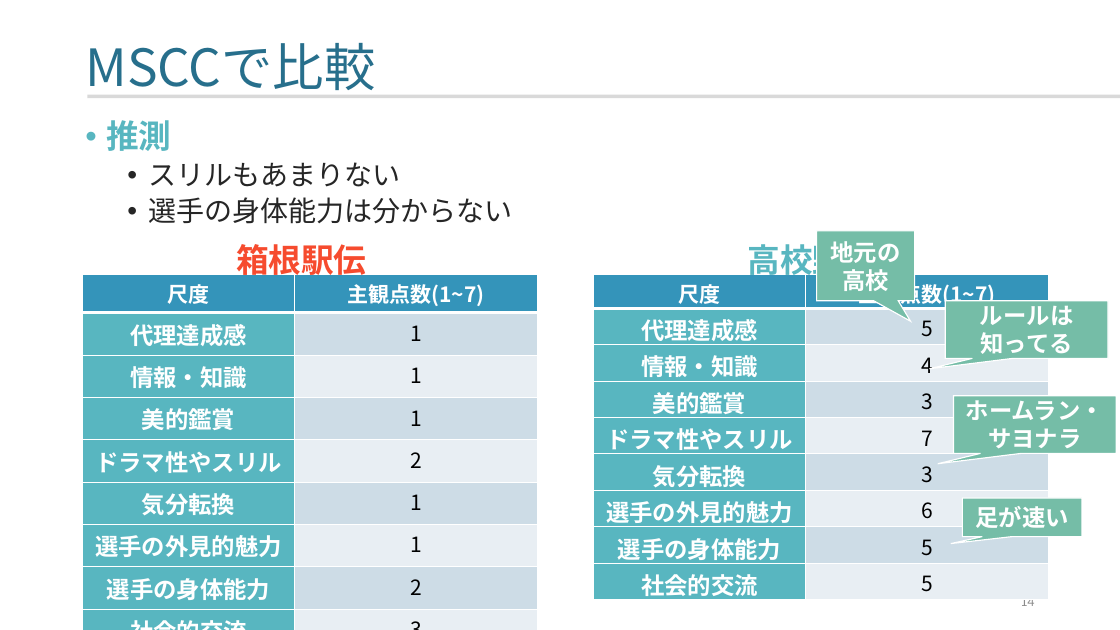
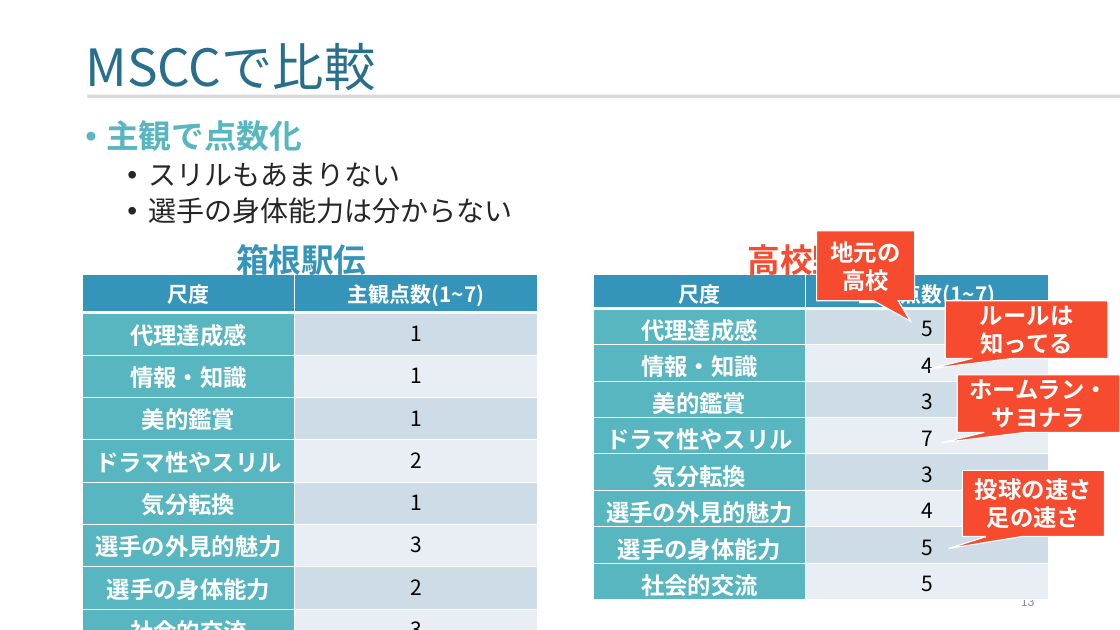
Before and after one commit to yamada-ai/java-prac, a slide deck: slide 13 of 2025_0131_箱根駅伝_aa.pptx (slide 14 before the commit). Drawn at 1120x630 pixels with LibreOffice and Linux fonts; fonts in the diff are those of the drawing. Boxes give left, top, right and bottom in pixels: in the first picture for what was removed or moved away, otherwise in the second. Text is boxed around its words. In the diff, an @@ line names an element or a change of style, - is before the commit and + after.

```diff
--- a/2025_0131_箱根駅伝_aa.pptx
+++ b/2025_0131_箱根駅伝_aa.pptx
@@ text at (x1=106, y1=120, x2=302, y2=151): text changed @@
-• 推測
+• 主観で点数化
@@ text "箱根駅伝" at (x1=236, y1=239, x2=367, y2=281): text colour #F64B2E to #3494BA @@
@@ text "高校野球" at (x1=842, y1=269, x2=889, y2=291): text colour #58B6C0 to #F64B2E @@
@@ table at (x1=82, y1=274, x2=538, y2=604) @@
-row 7, column 2: 1
+row 7, column 2: 3
@@ table at (x1=593, y1=274, x2=1049, y2=605) @@
-row 7, column 2: 6
+row 7, column 2: 4
@@ speech box "ホームラン・" moved from (x1=954, y1=396, x2=1117, y2=454) to (x1=958, y1=375, x2=1120, y2=433) @@
@@ fill #75BDA7 to #F64B2E in 4 elements at (x1=817, y1=231, x2=915, y2=301), (x1=945, y1=301, x2=1108, y2=359), (x1=958, y1=375, x2=1120, y2=433), (x1=963, y1=471, x2=1105, y2=537) @@
@@ speech box "投球の速さ" resized from (x1=963, y1=498, x2=1082, y2=537) to (x1=963, y1=471, x2=1105, y2=537) @@
@@ text in speech box at (x1=975, y1=478, x2=1092, y2=528): text changed @@
-足が速い
+投球の速さ
+足の速さ
@@ page number at (x1=1020, y1=600, x2=1034, y2=606): text changed @@
-14
+13
```
Also in this commit, not shown: 12 other slides changed, 10 slides added.
